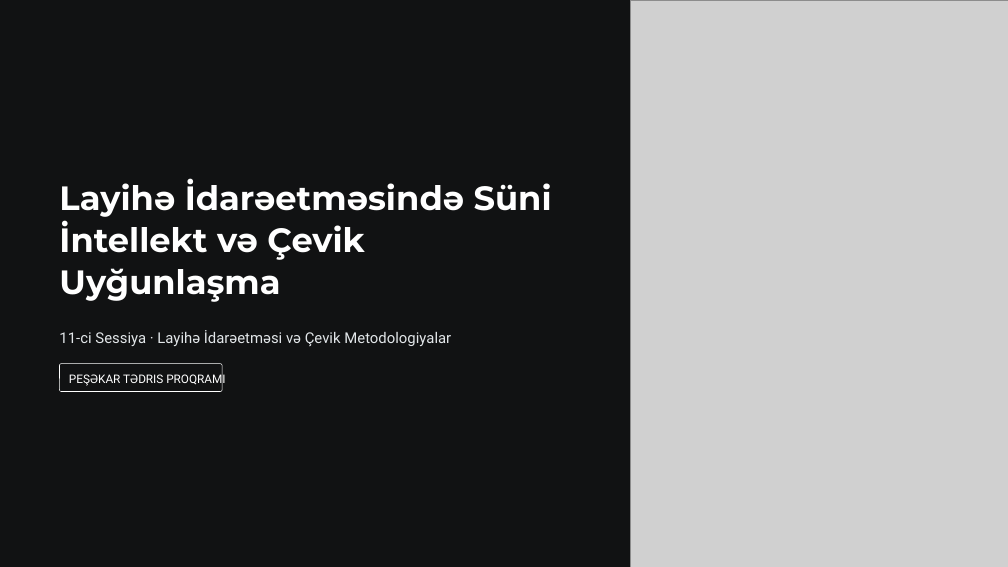
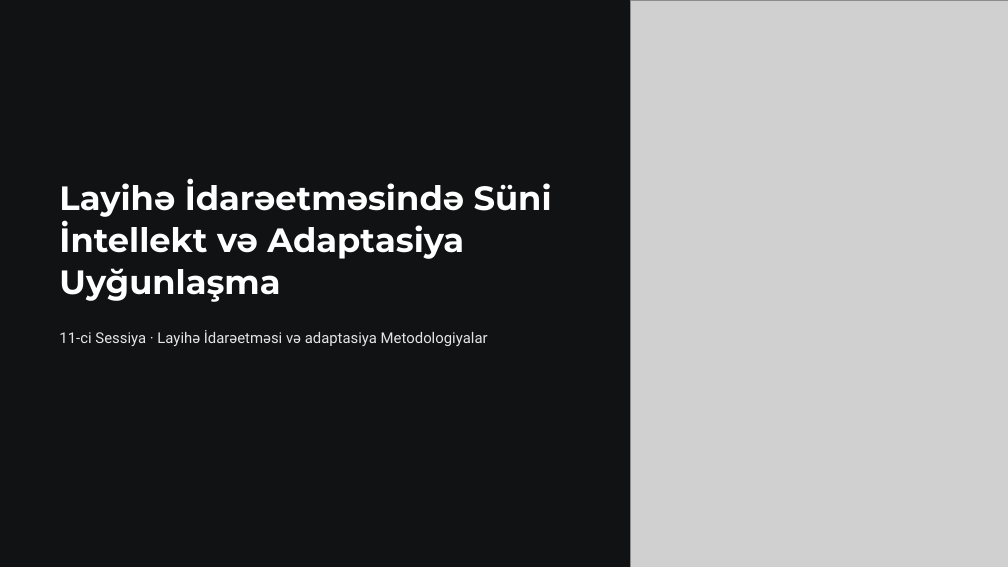
Before and after one commit to oiskenderov/ai-management-course, a slide deck: slide 1 of Seperated/Presentations/L11-Detail-Layihe-Idareetmesinde-Suni-Intellekt-ve-Cevik-Uygunlasma.pptx. Drawn at 1008x567 pixels with LibreOffice and Linux fonts; fonts in the diff are those of the drawing; grey boxes stand for pictures. Boxes give left, top, right and bottom in pixels: in the first picture for what was removed or moved away, otherwise in the second. Text is boxed around its words. In the diff, an @@ line names an element or a change of style, - is before the commit and + after.

```diff
--- a/Seperated/Presentations/L11-Detail-Layihe-Idareetmesinde-Suni-Intellekt-ve-Cevik-Uygunlasma.pptx
+++ b/Seperated/Presentations/L11-Detail-Layihe-Idareetmesinde-Suni-Intellekt-ve-Cevik-Uygunlasma.pptx
@@ text at box(59, 178, 552, 302): text changed @@
-Layihə İdarəetməsində Süni İntellekt və Çevik Uyğunlaşma
+Layihə İdarəetməsində Süni İntellekt və Adaptasiya Uyğunlaşma
@@ text at box(59, 330, 488, 346): text changed @@
-11-ci Sessiya · Layihə İdarəetməsi və Çevik Metodologiyalar
+11-ci Sessiya · Layihə İdarəetməsi və adaptasiya Metodologiyalar
@@ rounded rectangle removed at box(59, 364, 222, 391) @@
@@ text removed at box(69, 372, 225, 387) @@
-PEŞƏKAR TƏDRIS PROQRAMI
```
Also in this commit, not shown: 10 other slides changed, 2 other files.
